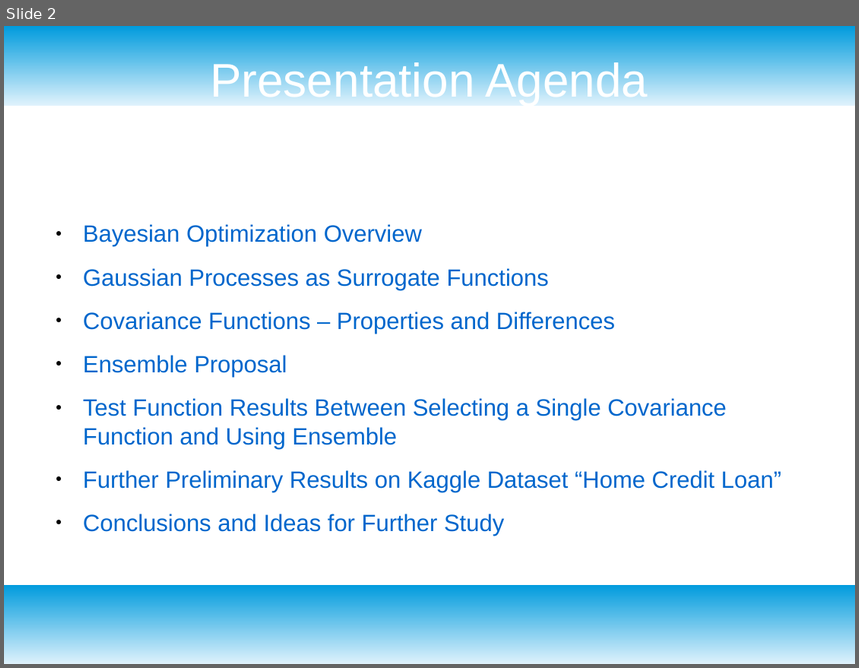
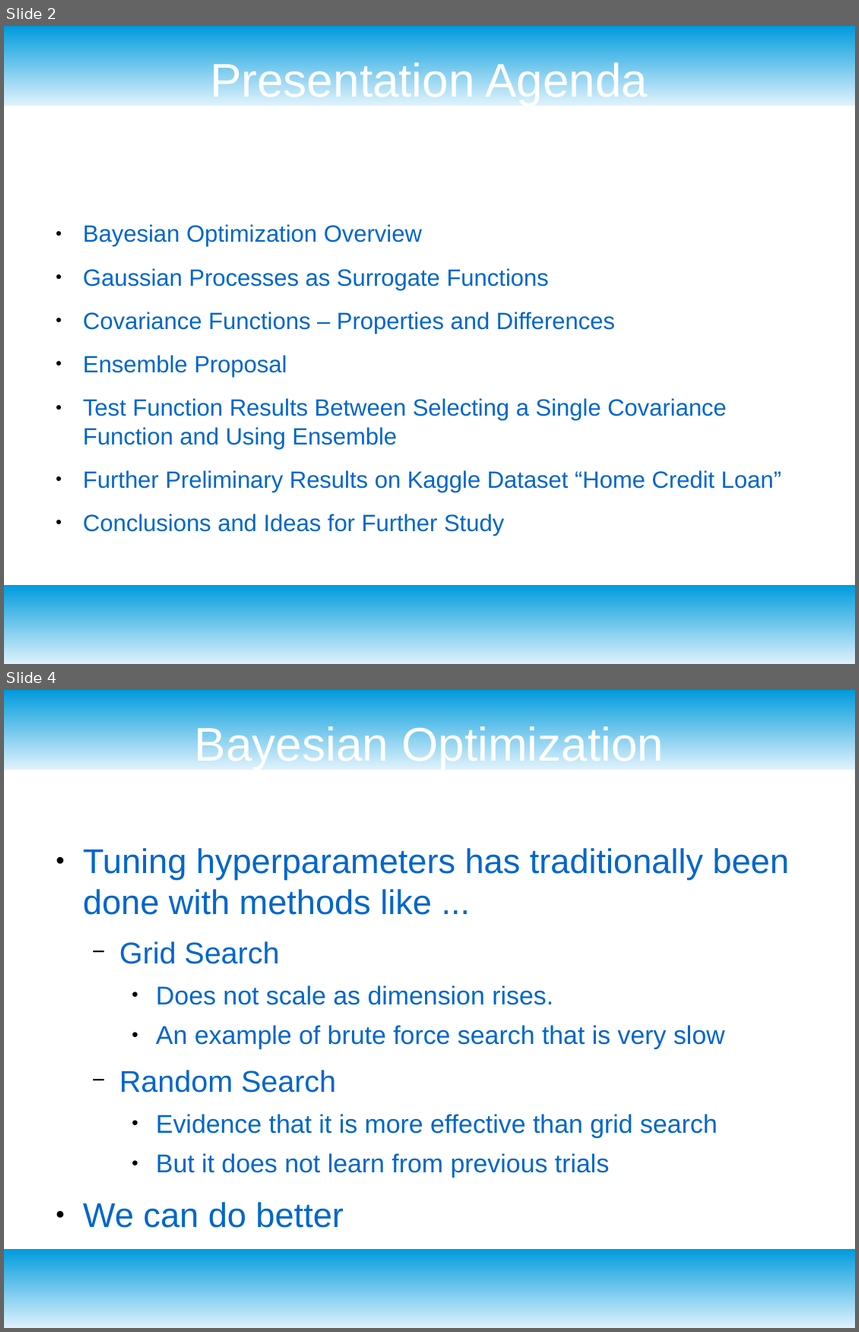
Before and after one commit to dataronio/ThinkfulCapstone, a slide deck: CapstoneDeck.odp. Shown one above the other, each under a label of ours: slide 2 before the commit, slides 2 and 4 after it; the slides between them are not shown. The pictures are 859x668 and 859x1332 pixels, drawn with LibreOffice and Linux fonts; fonts in the diff are those of the drawing. Boxes give left, top, right and bottom in pixels: in the first picture for what was removed or moved away, otherwise in the second. Text is boxed around its words. In the diff, an @@ line names an element or a change of style, - is before the commit and + after.

```diff
--- a/CapstoneDeck.odp
+++ b/CapstoneDeck.odp
@@ slide 4 added at [4,690,855,1328], background #FFFFFF; not listed: 2 template elements that a slide beside it also shows @@
@@ title added at [195,723,664,770], 44 pt, text #FFFFFF @@
+Bayesian Optimization
@@ text added at [83,848,789,1178], 24 pt, text #0066CC @@
+● Tuning hyperparameters has traditionally been done with methods like ...
+  − Grid Search
+    ● Does not scale as dimension rises.
+    ● An example of brute force search that is very slow
+  − Random Search
+    ● Evidence that it is more effective than grid search
+    ● But it does not learn from previous trials
+● We can do better
```
Also in this commit, not shown: 1 slide changed, 13 other slides added.
